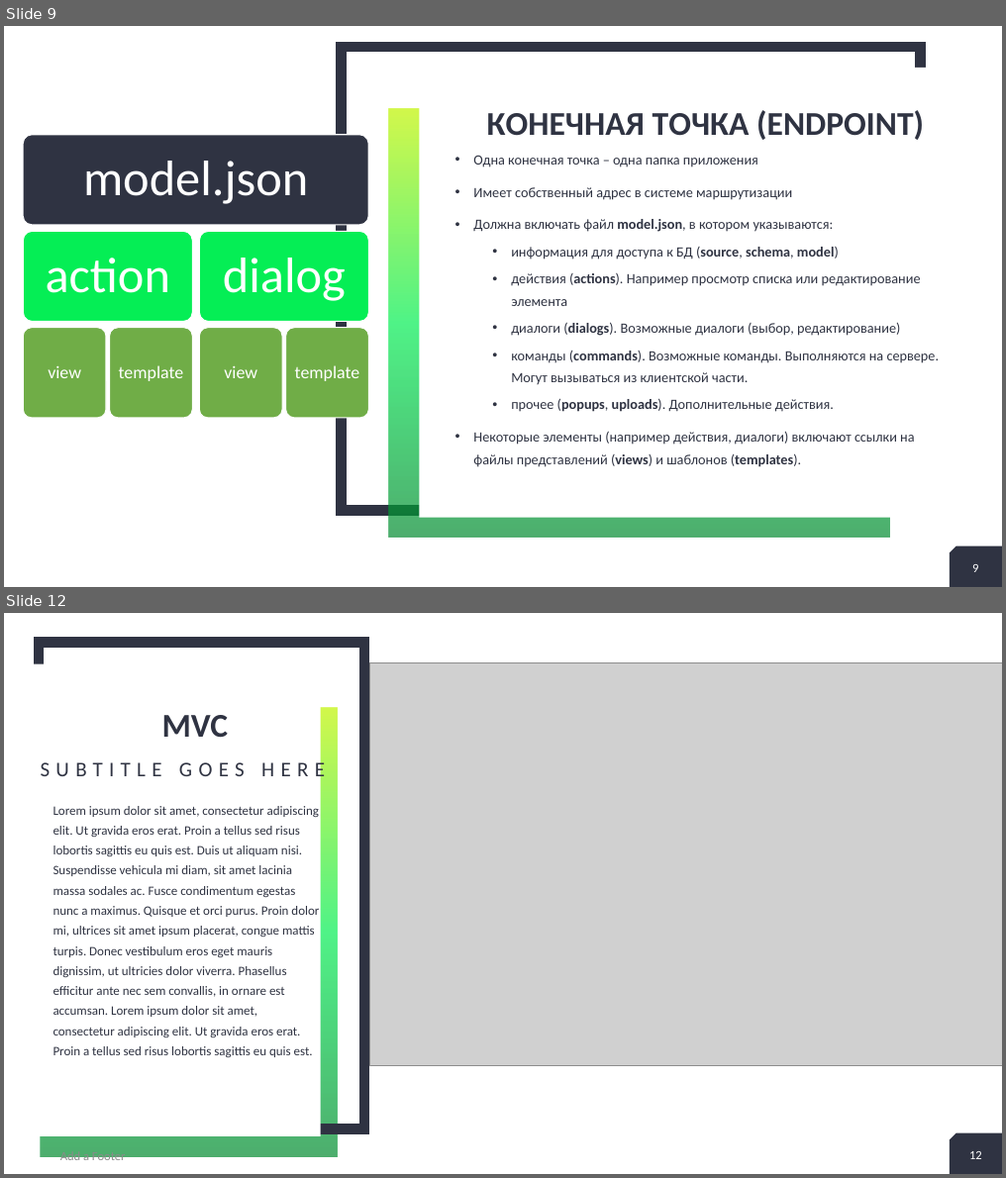
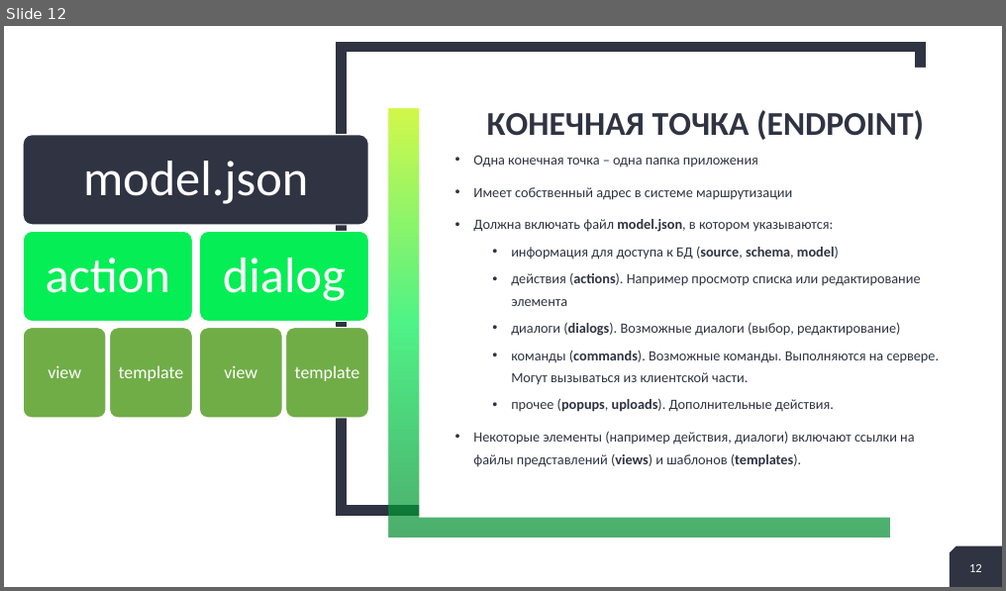
Before and after one commit to alex-kukhtin/A2v10, a slide deck: Documentation/Kyiv-2018/A2v10.pptx. Shown one above the other, each under a label of ours: slides 9 and 12 before the commit, slide 12 after it; the slides between them are not shown. The pictures are 1006x1178 and 1006x591 pixels, drawn with LibreOffice and Linux fonts; fonts in the diff are those of the drawing; grey boxes stand for pictures. Boxes give left, top, right and bottom in pixels: in the first picture for what was removed or moved away, otherwise in the second. Text is boxed around its words. In the diff, an @@ line names an element or a change of style, - is before the commit and + after.

```diff
--- a/Documentation/Kyiv-2018/A2v10.pptx
+++ b/Documentation/Kyiv-2018/A2v10.pptx
@@ slide 12 removed at [4,613,1002,1174], background #FFFFFF; not listed: 1 template element that a slide beside it also shows @@
@@ rectangle removed at [40,642,364,1130] @@
@@ rectangle removed at [23,663,321,1137] @@
@@ picture removed at [370,663,1002,1065] @@
@@ rectangle removed at [40,707,338,1157] @@
-2
-+
@@ title removed at [162,715,229,738] @@
-MVC
@@ text removed at [41,760,325,783] @@
-SUBTITLE GOES HERE
@@ text removed at [54,806,319,1059] @@
-Lorem ipsum dolor sit amet, consectetur adipiscing elit. Ut gravida eros erat. Proin a tellus sed risus lobortis sagittis eu quis est. Duis ut aliquam nisi. Suspendisse vehicula mi diam, sit amet lacinia massa sodales ac. Fusce condimentum egestas nunc a maximus. Quisque et orci purus. Proin dolor mi, ultrices sit amet ipsum placerat, congue mattis turpis. Donec vestibulum eros eget mauris dignissim, ut ultricies dolor viverra. Phasellus efficitur ante nec sem convallis, in ornare est accumsan. Lorem ipsum dolor sit amet, consectetur adipiscing elit. Ut gravida eros erat. Proin a tellus sed risus lobortis sagittis eu quis est.
@@ text removed at [60,1151,126,1164] @@
-Add a Footer
@@ page number removed at [969,1152,982,1159] @@
-12
@@ what was slide 9 is now slide 12 @@
@@ page number at [969,565,982,572]: text changed @@
-9
+12
```
Also in this commit, not shown: 4 slides changed, 5 slides added, 4 other slides removed.
